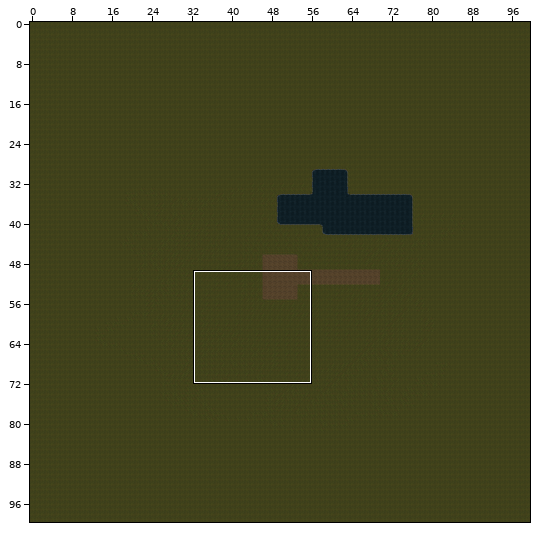
One commit to this Tiled map (JSON): RPGO.ClientMonoGame/Content/wordlmap.tmj. Above: a wide view before the commit, with the close-up outlined.
Close-up. Before the commit:
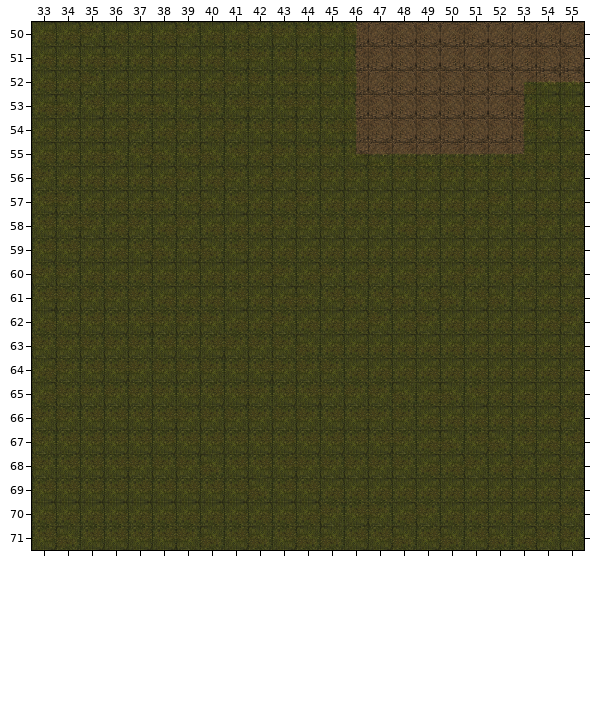
Cells are 64x64 px. Shown: x 33..55, y 50..71.
Once edited:
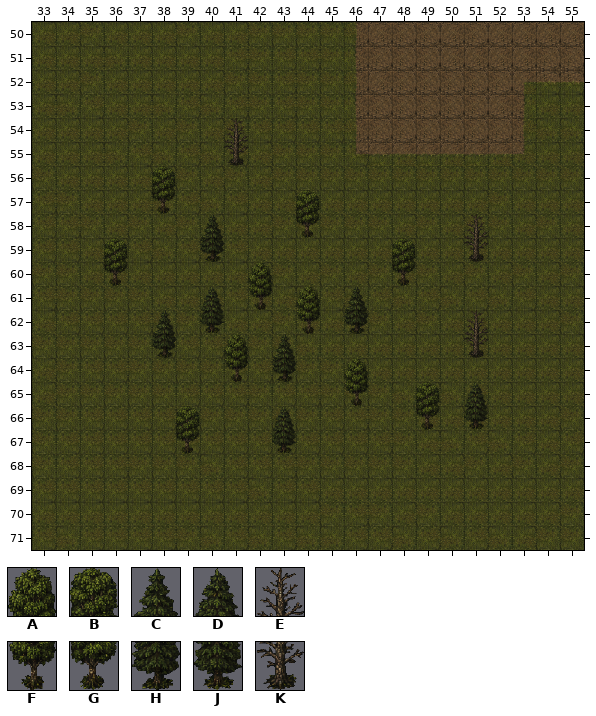
Key: from "Tileset-Tree": A 0, B 1, C 2, D 3, E 4, F 30, G 31, H 32, J 33, K 34.
_ is an empty cell, . an unchanged one.
Tiles of an added or newly shown layer are drawn over the layers below it.
Change:
--- layer "Объекты на карте" (added)
@@ x 36..51 @@
-54 ....._..........
-55 ....._..........
-56 .._.............
-57 .._....._.......
-58 ...._..._......_
-59 _..._......._.._
-60 _....._....._...
-61 ...._._._._.....
-62 .._._..._._...._
-63 .._.._._......._
-64 ....._._.._.....
-65 .........._.._._
-66 ..._..._....._._
-67 ..._..._........
+54 .....E..........
+55 .....K..........
+56 ..B.............
+57 ..G.....B.......
+58 ....C...G......E
+59 B...H.......B..K
+60 G.....A.....G...
+61 ....D.F.A.C.....
+62 ..C.J...F.H....E
+63 ..H..A.C.......K
+64 .....F.H..A.....
+65 ..........F..B.D
+66 ...B...D.....G.J
+67 ...G...J........
